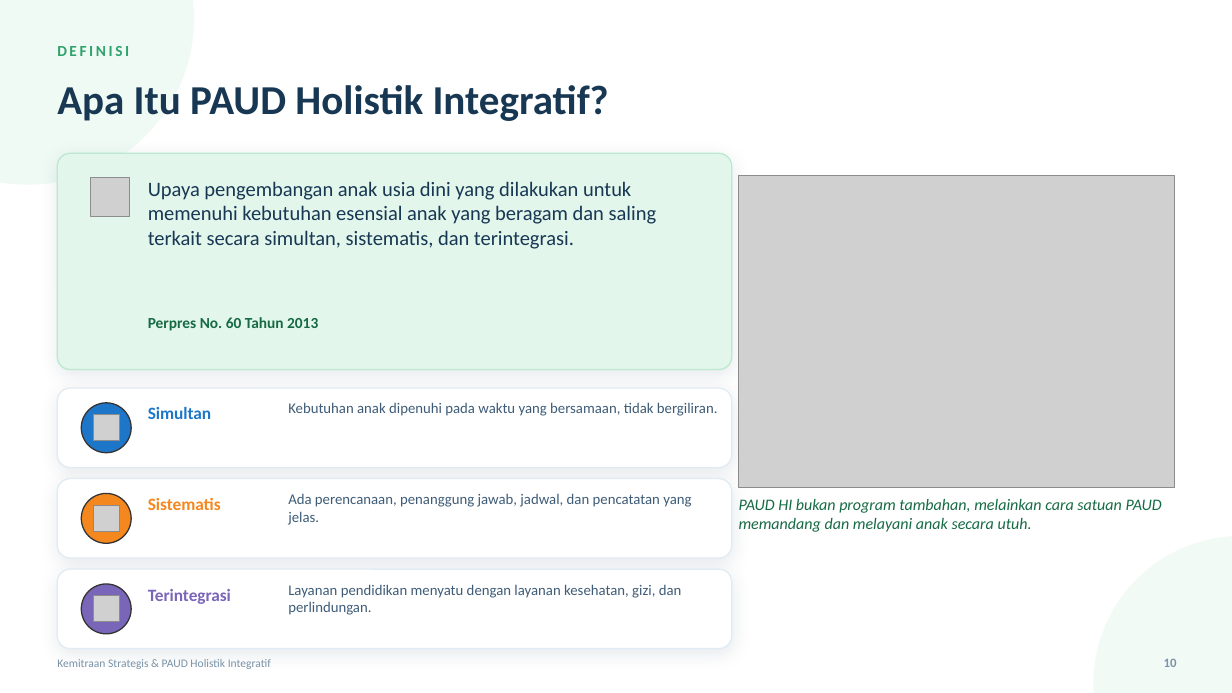
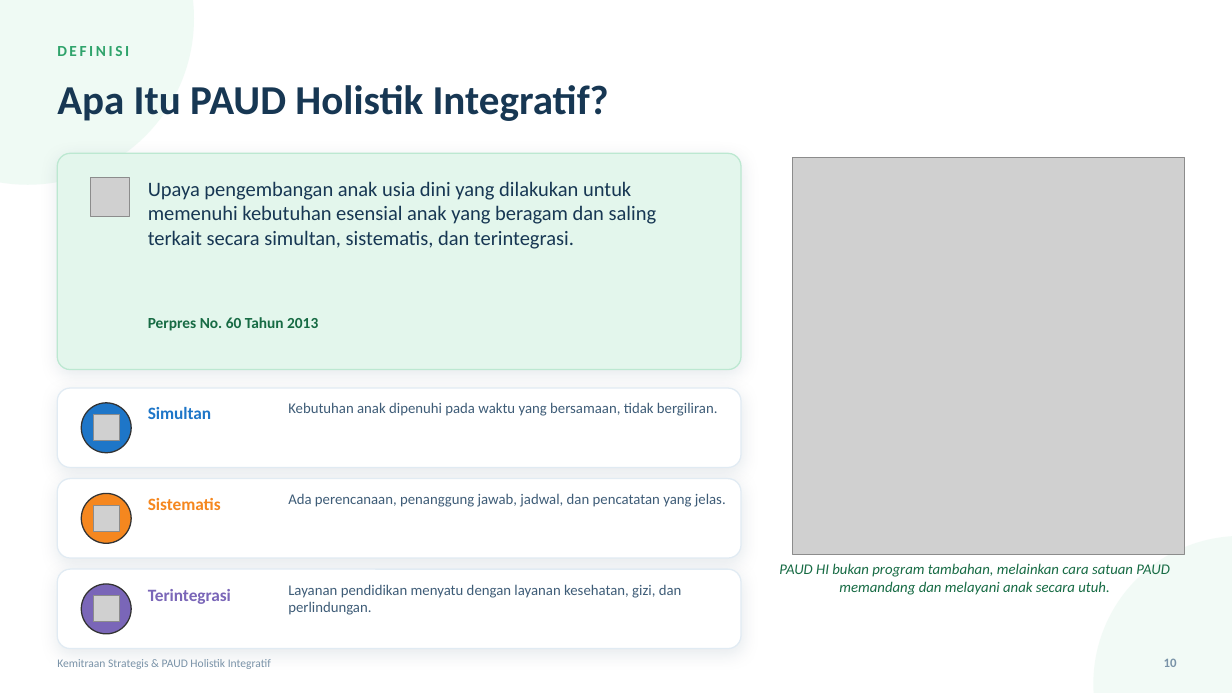
Before and after one commit to afriiqbal/kemitraanpaud, a slide deck: slide 10 of presentasi/Kemitraan_Strategis_PAUD_HI.pptx. Drawn at 1232x693 pixels with LibreOffice and Linux fonts; fonts in the diff are those of the drawing; grey boxes stand for pictures. Boxes give left, top, right and bottom in pixels: in the first picture for what was removed or moved away, otherwise in the second. Text is boxed around its words. In the diff, an @@ line names an element or a change of style, - is before the commit and + after.

```diff
--- a/presentasi/Kemitraan_Strategis_PAUD_HI.pptx
+++ b/presentasi/Kemitraan_Strategis_PAUD_HI.pptx
@@ rounded rectangle: place and size @@
-rounded rectangle at (57,153,732,370)
+rounded rectangle at (57,153,741,370)
@@ picture: place and size @@
-picture at (738,176,1175,487)
+picture at (793,157,1185,555)
@@ rounded rectangle: place and size @@
-rounded rectangle at (57,388,732,468)
+rounded rectangle at (57,388,741,468)
@@ rounded rectangle: place and size @@
-rounded rectangle at (57,479,732,558)
+rounded rectangle at (57,479,741,558)
@@ text "Ada perencanaan, penanggung jawab, jadwal, ..." rewrapped from (288,493,691,525) to (288,493,726,507) @@
@@ rounded rectangle: place and size @@
-rounded rectangle at (57,569,732,649)
+rounded rectangle at (57,569,741,649)
@@ text "PAUD HI bukan program tambahan, ...": place and size @@
-text "PAUD HI bukan program tambahan, ..." at (739,499,1162,532)
+text "PAUD HI bukan program tambahan, ..." at (779,563,1169,595)
@@ text "PAUD HI bukan program tambahan, ..." at (779,563,1169,595): size 12.5 to 11.5 pt; alignment left to centre @@
```
Also in this commit, not shown: 23 other slides changed, 36 other files.
